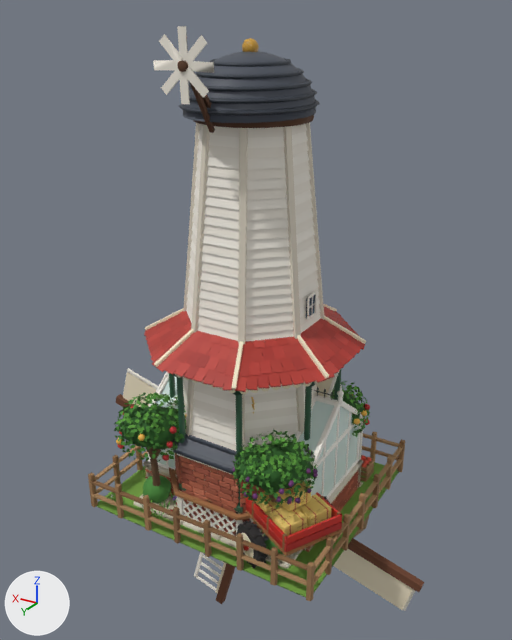
The glTF model 3d/models/decor.glb, before and after one commit.
Both versions are drawn from a 50 mm lens placed at (-5.13, 8.47, 7.3), pointed at (0.12, -0.28, 2.93). Every picture has the same lights, and +X, +Y and +Z are marked at lower left. The first picture is the older version. Where no turn or scale is listed for an object, it has been applied to the vertices.

Objects in the first picture: 'bandstand', 'fountain', 'greenhouse', 'orchard', 'sails', 'tractor', 'windmill'.
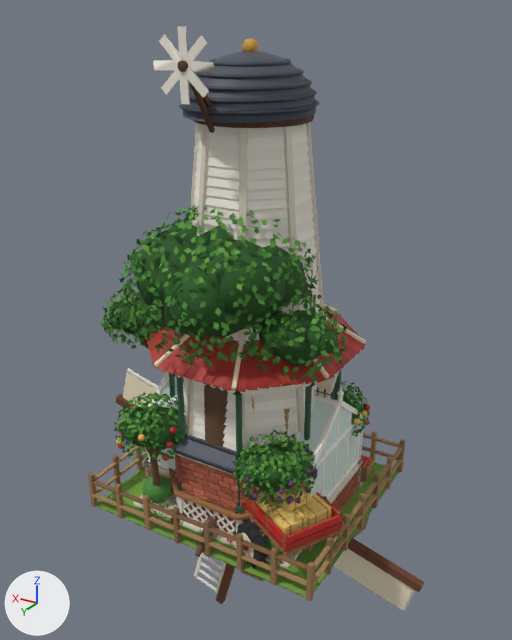
What differs and where, as boxes (x1, y1, x2, y2) in the pictures (512 x 640 px):
'tree_house', added (green): after (100, 205, 348, 557)
    faces in mat_matte: (100, 205, 348, 557)
'tree_house_swing', added: after (240, 570, 264, 582)

The edits, one by one:
Mesh me_tree_house_swing is new.
It has 48 vertices, 84 faces and spans x -0.23..0.23, y -0.09..0.09, z -0.96..0.96.
It uses material mat_matte.
Mesh me_tree_house is new.
It has 12226 vertices, 11972 faces and spans x -2.07..2.07, y -1.84..1.84, z -2.51..2.51.
Faces by material slot: [10964, 860, 136, 12].
It uses material mat_matte.
It uses material mat_satin.
It uses material mat_window.
It uses material mat_glow.
Object 'tree_house_swing' (ob_tree_house_swing) is new; it shows me_tree_house_swing.
Its location is (0.0, 0.0, -0.93).
Object 'tree_house' (ob_tree_house) is new; it shows me_tree_house.
Its location is (0.23, 0.42, 2.51).
